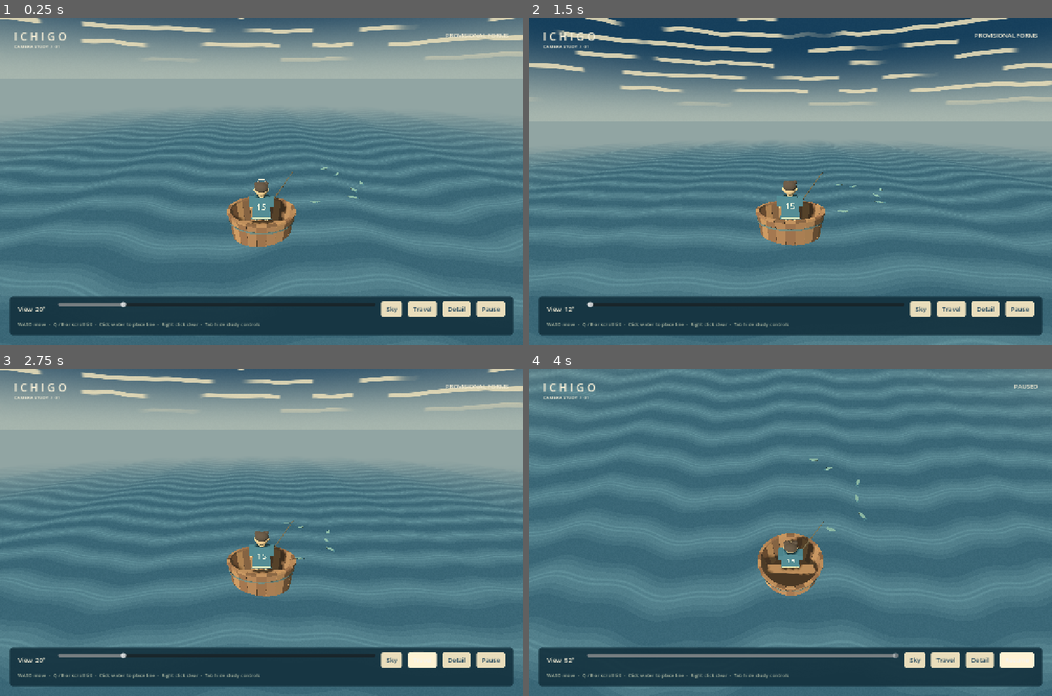
Above: before the commit, frames 1-4 (two rows, left to right).
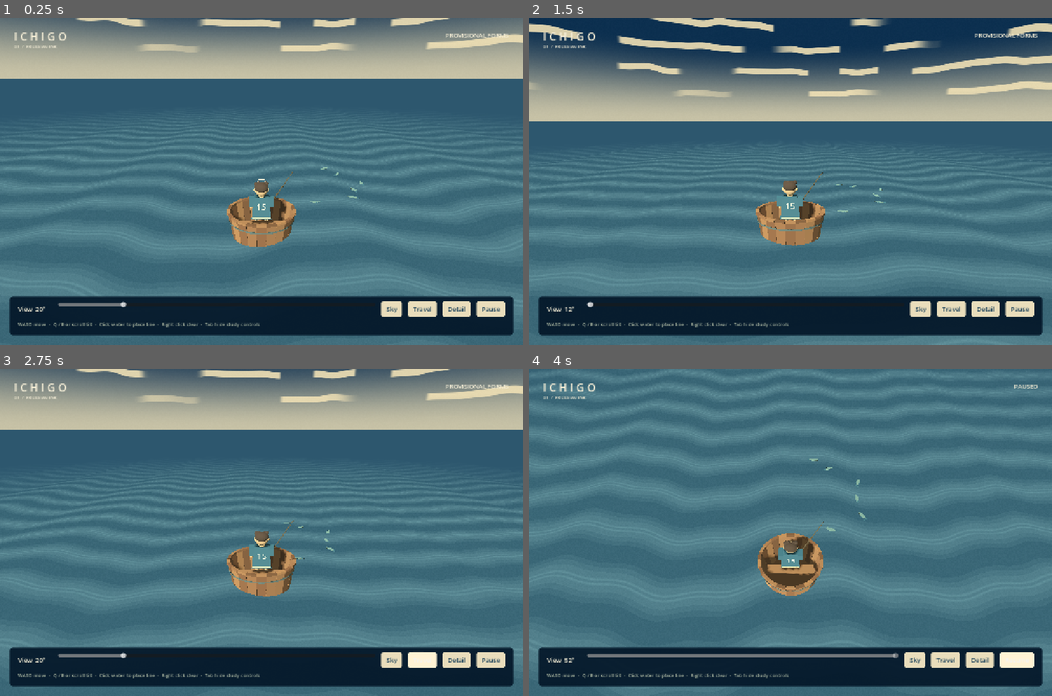
Above: after the commit, the same moments.

Repository: kbenedeklevente/ichigo
Game: Godot game, scene res://game/camera_study.tscn
The game is run twice, just before and just after one commit, with the same random seed, the same clock (stepped at 60 frames per second) and the same inputs.
Inputs (mouse positions are in pixels of both pictures, inside the frame that each line leads up to):
- Up to frame 1 (0.25 s): no input
- Up to frame 2 (1.5 s): click "Sky" at 0.5 s; tap Enter at 1.25 s; move the mouse to (905, 165) at 1.27 s; hold D (move_right) from 1.28 s (still down); hold Space (commit_target) from 1.28 s (still down); click (905, 165) at 1.42 s
- Up to frame 3 (2.75 s): release D (move_right) at 2 s; release Space (commit_target) at 2 s; click "Travel" at 2 s
- Up to frame 4 (4 s): click "Detail" at 2.75 s; click "Pause" at 3.5 s

The runs differ from the first frame. In frame 1, 35% of the frame differs, in the area x 0-100%, y 0-97%; in frame 2, 33%; in frame 3, 35%; in frame 4, 9.2%.

Commit message:
Create Prussian Ink carved ribbon wave experiment

Diff:
--- a/game/camera_study.gd
+++ b/game/camera_study.gd
@@ -46,7 +46,7 @@
 
 func _ready() -> void:
 	if "--weather-study" in OS.get_cmdline_user_args():
-		DisplayServer.window_set_title("Ichigo — Raised Waves Study")
+		DisplayServer.window_set_title("Ichigo — 01 Prussian Ink")
 		weather_runtime = EnvironmentRuntime.new()
 		weather_runtime.configure(15, true)
 		water_surface = WaterSurface.new()
@@ -384,7 +384,7 @@
 	title.add_theme_font_size_override("font_size",27)
 	root.add_child(title)
 	var subtitle := Label.new()
-	subtitle.text = "CAMERA STUDY  /  01"
+	subtitle.text = "01  /  PRUSSIAN INK"
 	subtitle.position = Vector2(35,62)
 	subtitle.add_theme_font_size_override("font_size",11)
 	root.add_child(subtitle)
@@ -401,7 +401,7 @@
 	panel.offset_top = -119
 	panel.offset_bottom = -24
 	var panel_style := StyleBoxFlat.new()
-	panel_style.bg_color = Color(0.075,0.19,0.24,0.90)
+	panel_style.bg_color = Color(0.015,0.09,0.16,0.93)
 	panel_style.set_corner_radius_all(8)
 	panel_style.content_margin_left = 20
 	panel_style.content_margin_right = 20
--- a/game/presentation/waves/raised_crest.svg
+++ b/game/presentation/waves/raised_crest.svg
@@ -1,15 +1,29 @@
-<svg xmlns="http://www.w3.org/2000/svg" width="768" height="512" viewBox="0 0 768 512">
-<!-- Original code-native curved-wave illustration study. V follows the shoulder,
-     pale crest lip and steep front of the shared geometric profile. -->
-<rect width="768" height="512" fill="#67888f"/>
-<path fill="#759599" d="M0 52H768V300Q570 311 384 301T0 302Z"/>
-<path fill="#99aaa1" d="M0 292Q200 300 384 294T768 294V349Q550 343 384 350T0 348Z"/>
-<path fill="#d9d6bc" d="M0 337Q192 333 384 338T768 337V354Q580 352 384 357T0 354Z"/>
-<path fill="#4d7382" d="M0 354Q194 356 384 358T768 354V512H0Z"/>
-<g fill="none" stroke-linecap="round">
-<path stroke="#345d70" stroke-width="2.2" opacity=".8" d="M0 359Q190 362 384 363T768 359"/>
-<path stroke="#bcc7b4" stroke-width="2.1" opacity=".72" d="M18 391Q99 369 163 389T293 392M312 391Q405 372 470 393T635 390M657 394Q719 381 776 391M54 411Q106 393 147 409M184 416Q257 400 315 418M381 413Q442 398 510 416M568 414Q654 397 722 417"/>
-<path stroke="#b5c3b0" stroke-width="1.8" opacity=".65" d="M38 163Q110 149 177 165M230 193Q293 175 355 191M445 146Q512 131 581 151M631 191Q702 179 759 192M78 257Q181 239 263 251M327 267Q420 248 504 264M564 252Q661 236 731 253"/>
-<path stroke="#426c7b" stroke-width="1.5" opacity=".65" d="M26 431Q113 419 194 434M224 447Q306 432 378 448M426 436Q516 420 595 439M625 450Q700 432 767 447"/>
+<svg xmlns="http://www.w3.org/2000/svg" width="1024" height="512" viewBox="0 0 1024 512">
+<!-- Original carved-ink atlas. Broad contour bundles climb the shoulder; the
+     ivory curl sits on the shared mesh lip at V .66–.69. No photo texture. -->
+<rect width="1024" height="512" fill="#083a59"/>
+<path fill="#145674" d="M0 45C210 135 275 17 442 79S745 187 1024 52V342H0Z"/>
+<path fill="#0b4668" d="M0 162C138 88 257 214 416 143S773 90 1024 170V350H0Z"/>
+<path fill="#072e4d" d="M0 360H1024V512H0Z"/>
+<g fill="none" stroke-linecap="round" stroke-linejoin="round">
+<!-- Sweeping bundles, deliberately thick enough to survive a low camera. -->
+<path stroke="#78a3ab" stroke-width="9" d="M-40 56C118 164 231 16 398 96S727 191 1080 71M-20 88C142 186 228 57 392 124S752 223 1045 104"/>
+<path stroke="#c8d0b9" stroke-width="5" d="M-40 66C128 174 231 26 398 106S727 201 1080 81M-20 98C142 196 228 67 392 134S752 233 1045 114"/>
+<path stroke="#86abb0" stroke-width="7" d="M-15 183C100 133 179 225 299 201S469 120 607 179S874 229 1035 158M-15 205C100 155 179 247 299 223S469 142 607 201S874 251 1035 180"/>
+<path stroke="#e8dfbf" stroke-width="4" d="M0 230C104 183 156 268 294 245S469 164 607 223S874 273 1024 202"/>
+<path stroke="#bed0c1" stroke-width="6" d="M-18 268C124 229 173 290 331 261S541 245 653 278S849 282 1043 243M-20 286C113 249 195 307 331 281S538 263 653 296S849 300 1043 261"/>
+<!-- Ink shadows between cream crest fingers. -->
+<path stroke="#031e3b" stroke-width="13" d="M-5 346C116 318 197 364 304 334S476 340 575 343S850 313 1035 345"/>
+<path stroke="#f2e7c7" stroke-width="14" d="M-5 333C116 305 197 351 304 321S476 327 575 330S850 300 1035 332"/>
+<path stroke="#f2e7c7" stroke-width="10" d="M118 327C178 304 194 258 158 255C128 253 125 280 146 282C159 284 163 271 156 268M315 325C384 319 425 273 395 255C368 239 342 259 351 277C358 291 378 279 371 269M660 328C724 312 752 252 714 247C681 243 669 268 689 279C703 286 716 272 707 264M892 324C942 311 955 280 932 272C908 264 896 287 914 292"/>
+<path stroke="#f2e7c7" stroke-width="5" d="M99 318L102 292M113 308L123 284M180 314L202 293M301 311L310 287M323 304L339 282M411 316L434 291M640 316L645 288M659 305L668 281M750 311L778 290M875 315L881 294M943 318L967 300"/>
+<!-- Descending carved ribs turn beneath the lip. -->
+<path stroke="#5e8f9c" stroke-width="5" d="M0 383C141 350 153 421 296 380S483 409 586 381S828 365 1032 386M0 404C141 371 153 442 296 401S483 430 586 402S828 386 1032 407M0 433C141 400 153 471 296 430S483 459 586 431S828 415 1032 436M0 465C141 432 153 503 296 462S483 491 586 463S828 447 1032 468"/>
+<path stroke="#c5d0b7" stroke-width="3" d="M0 379C141 346 153 417 296 376S483 405 586 377S828 361 1032 382M0 429C141 396 153 467 296 426S483 455 586 427S828 411 1032 432"/>
+</g>
+<g fill="#efe3c4">
+<ellipse cx="212" cy="280" rx="5" ry="8" transform="rotate(28 212 280)"/><ellipse cx="228" cy="295" rx="4" ry="5"/>
+<ellipse cx="445" cy="272" rx="5" ry="7" transform="rotate(35 445 272)"/><ellipse cx="464" cy="298" rx="3" ry="5"/>
+<ellipse cx="781" cy="276" rx="4" ry="8" transform="rotate(40 781 276)"/><ellipse cx="800" cy="294" rx="4" ry="5"/>
 </g>
 </svg>
--- a/game/world/illustrated_water_surface.gd
+++ b/game/world/illustrated_water_surface.gd
@@ -3,7 +3,7 @@
 ## meaningful crest relief: gameplay and the vertex shader evaluate this field.
 ## Values below are comparison defaults, not an approved final art direction.
 const SUBDIVISIONS := 24
-const FACE_RISE := 0.58
+const FACE_RISE := 0.56
 const PROFILE_TRAVEL := 0.38
 const NORMAL_STEP := 0.012
 var _simulation
@@ -103,20 +103,21 @@
 			var seed_value := _seed(cell)
 			var center := Vector2(cell) * _cell_size + Vector2((seed_value - 0.5) * 1.5, (fposmod(seed_value * 7.0, 1.0) - 0.5) * 1.05)
 			var local := (traveled - center) * (4.0 / _cell_size)
-			var half_width := 1.40 + 0.25 * seed_value
+			var half_width := 2.15 + 0.30 * seed_value
 			if absf(local.x) >= half_width:
 				continue
 			var across := local.x / half_width
-			# The long concave flank rises into an off-centre point; the short
-			# flank falls steeply. This is the standing fin silhouette, not a mound.
-			var tip := 0.18 + 0.18 * seed_value
-			var flank := (across + 1.0) / (tip + 1.0) if across < tip else (1.0 - across) / (1.0 - tip)
-			var taper := pow(maxf(0.0, flank), 1.35 if across < tip else 0.85) * smoothstep(0.0, 0.15, flank)
-			var along := local.y + 0.23 * across * across + 0.07 * sin(across * 5.0 + seed_value * 6.0)
-			var shoulder := 0.90 + 0.18 * seed_value
-			var front := 0.30 + 0.06 * seed_value
+			# Broad serpentine ribbons with two rounded shoulders replace a pointed
+			# fin. This exact field is duplicated in water_panel.gdshader.
+			var taper := 1.0 - smoothstep(0.48, 1.0, absf(across))
+			var curl := 0.48 * sin(across * 3.2 + seed_value * 2.0) + 0.20 * across
+			var along := local.y + curl
+			var shoulder := 1.36 + 0.16 * seed_value
+			var front := 0.23 + 0.04 * seed_value
 			var profile := smoothstep(-shoulder, -0.08, along) * (1.0 - smoothstep(0.0, front, along))
-			relief += FACE_RISE * (0.86 + 0.28 * seed_value) * taper * profile
+			var crown := 0.70 + 0.30 * pow(0.5 + 0.5 * sin(across * 4.0 + seed_value * 4.0), 2.0)
+			var echo := smoothstep(-1.85, -1.52, along) * (1.0 - smoothstep(-1.45, -1.12, along))
+			relief += FACE_RISE * (0.92 + 0.16 * seed_value) * taper * (crown * profile + 0.20 * echo)
 	var amplitude := _field(point, _amplitudes)
 	return _field(point, _heights) + relief * (1.0 + 0.18 * clampf((amplitude - 0.12) / 0.66, 0.0, 1.0))
 
--- a/game/world/paper_ocean.gdshader
+++ b/game/world/paper_ocean.gdshader
@@ -33,7 +33,7 @@
 	float fiber = grain(floor(p * 130.0)) - 0.5;
 	color += fiber * 0.028;
 	float haze = smoothstep(12.0,52.0,distance_from_bucket);
-	color = mix(color, vec3(0.5686,0.647,0.639), haze);
-	if (distant_surface) { color = vec3(0.5686,0.647,0.639); }
+	color = mix(color, vec3(0.18,0.34,0.43), haze);
+	if (distant_surface) { color = vec3(0.18,0.34,0.43); }
 	ALBEDO = color * illumination;
 }
--- a/game/world/paper_sky.gdshader
+++ b/game/world/paper_sky.gdshader
@@ -16,10 +16,10 @@
 void sky() {
 	float elevation=max(EYEDIR.y,0.0);
 	float azimuth=atan(EYEDIR.x,-EYEDIR.z);
-	vec3 horizon=vec3(0.65,0.71,0.68);
-	vec3 indigo=vec3(0.10,0.25,0.36);
+	vec3 horizon=vec3(0.78,0.76,0.65);
+	vec3 indigo=vec3(0.065,0.19,0.31);
 	vec3 color=mix(horizon,indigo,smoothstep(0.0,0.24,elevation));
-	float layer=elevation*24.0;
+	float layer=elevation*15.0;
 	float row=floor(layer);
 	float across=azimuth*9.0 + cloud_offset.x;
 	float tear=(noise(vec2(across*2.0,row*3.0))-0.5)*0.18;
@@ -34,6 +34,6 @@
 		color = mix(color, vec3(0.26,0.36,0.39), bank * front_strength * 0.7);
 	}
 	float fiber=hash(floor(vec2(azimuth,elevation)*1800.0))-0.5;
-	color=mix(color,vec3(0.90,0.86,0.72),cloud*0.90);
+	color=mix(color,vec3(0.94,0.88,0.71),cloud*0.90);
 	COLOR=(color+fiber*0.012) * (weather_enabled ? mix(0.5,1.0,weather_light) : 1.0);
 }
--- a/game/world/water_panel.gdshader
+++ b/game/world/water_panel.gdshader
@@ -7,7 +7,7 @@
 uniform float field_side = 33.0;
 uniform float cell_size = 4.0;
 uniform float crest_phase = 0.0;
-uniform float face_rise = 0.58;
+uniform float face_rise = 0.56;
 uniform float profile_travel = 0.38;
 uniform vec2 bucket_center = vec2(0.0);
 uniform float illumination = 1.0;
@@ -32,16 +32,17 @@
 			float seed = mod(cell.x * 17.0 + cell.y * 31.0, 13.0) / 13.0;
 			vec2 center = cell * cell_size + vec2((seed - 0.5) * 1.5, (fract(seed * 7.0) - 0.5) * 1.05);
 			vec2 local = (traveled - center) * (4.0 / cell_size);
-			float half_width = 1.40 + 0.25 * seed;
+			float half_width = 2.15 + 0.30 * seed;
 			float across = local.x / half_width;
-			float tip = 0.18 + 0.18 * seed;
-			float flank = across < tip ? (across + 1.0) / (tip + 1.0) : (1.0 - across) / (1.0 - tip);
-			float taper = pow(max(0.0, flank), across < tip ? 1.35 : 0.85) * smoothstep(0.0, 0.15, flank);
-			float along = local.y + 0.23 * across * across + 0.07 * sin(across * 5.0 + seed * 6.0);
-			float shoulder = 0.90 + 0.18 * seed;
-			float front = 0.30 + 0.06 * seed;
+			float taper = 1.0 - smoothstep(0.48, 1.0, abs(across));
+			float curl = 0.48 * sin(across * 3.2 + seed * 2.0) + 0.20 * across;
+			float along = local.y + curl;
+			float shoulder = 1.36 + 0.16 * seed;
+			float front = 0.23 + 0.04 * seed;
 			float profile = smoothstep(-shoulder, -0.08, along) * (1.0 - smoothstep(0.0, front, along));
-			float rise = face_rise * (0.86 + 0.28 * seed) * taper * profile;
+			float crown = 0.70 + 0.30 * pow(0.5 + 0.5 * sin(across * 4.0 + seed * 4.0), 2.0);
+			float echo = smoothstep(-1.85, -1.52, along) * (1.0 - smoothstep(-1.45, -1.12, along));
+			float rise = face_rise * (0.92 + 0.16 * seed) * taper * (crown * profile + 0.20 * echo);
 			relief += rise;
 			// Extend illustration coordinates through buried roots. Selecting only
 			// nonzero heights snapped UVs to zero and left triangular ink shards.
@@ -51,7 +52,7 @@
 				// Atlas V: broader upper shoulder, narrow lip, dark descending face.
 				float art_v = along < -0.08 ? 0.66 * (along + shoulder) / (shoulder - 0.08) : (along < 0.0 ? mix(0.66, 0.69, (along + 0.08) / 0.08) : mix(0.69, 1.0, along / front));
 				drawing_uv = vec2(across * 0.5 + 0.5, art_v);
-				drawing_weight = taper * smoothstep(0.0, 0.09, profile);
+				drawing_weight = taper * smoothstep(0.0, 0.06, max(profile, echo));
 			}
 		}
 	}
@@ -62,10 +63,16 @@
 void fragment() {
 	if (length(world_position.xz - bucket_center) < 0.98) { discard; }
 	vec3 ink = texture(illustration, drawing_uv).rgb;
-	vec3 substrate = vec3(0.39, 0.53, 0.56);
+	// Long carved tide lines connect the individual raised ribbons into one sea.
+	float flow = world_position.z + 0.42 * sin(world_position.x * 0.48) + 0.18 * sin(world_position.x * 1.27 + world_position.z * 0.30);
+	float cut = abs(sin(flow * 11.0));
+	float line = 1.0 - smoothstep(0.05, 0.19 + fwidth(flow) * 8.0, cut);
+	float current = smoothstep(-0.4, 0.7, sin(flow * 1.1));
+	vec3 substrate = mix(vec3(0.018, 0.145, 0.25), vec3(0.035, 0.24, 0.36), current);
+	substrate = mix(substrate, vec3(0.43, 0.61, 0.66), line * 0.23);
 	float edge_distance = max(abs(world_position.x - bucket_center.x), abs(world_position.z - bucket_center.y));
-	float haze = smoothstep(render_extent * 0.42, render_extent * 0.94, edge_distance);
+	float haze = smoothstep(render_extent * 0.50, render_extent * 0.98, edge_distance);
 	float fiber = fract(sin(dot(floor(world_position.xz * 155.0), vec2(127.1,311.7))) * 43758.5453) - 0.5;
-	vec3 color = mix(substrate, ink, clamp(drawing_weight, 0.0, 1.0)) + fiber * 0.018;
-	ALBEDO = mix(color, vec3(0.5686,0.647,0.639), haze) * illumination;
+	vec3 color = mix(substrate, ink, clamp(drawing_weight, 0.0, 1.0)) + fiber * 0.012;
+	ALBEDO = mix(color, vec3(0.18,0.34,0.43), haze) * illumination;
 }
--- a/project.godot
+++ b/project.godot
@@ -2,7 +2,7 @@
 config_version=5
 
 [application]
-config/name="Ichigo — Camera Study"
+config/name="Ichigo — 01 Prussian Ink"
 run/main_scene="res://game/camera_study.tscn"
 config/features=PackedStringArray("4.7", "GL Compatibility")
 config/description="An interactive camera and paper-form experiment."
Not shown, added: documents/experiments/variant.md
